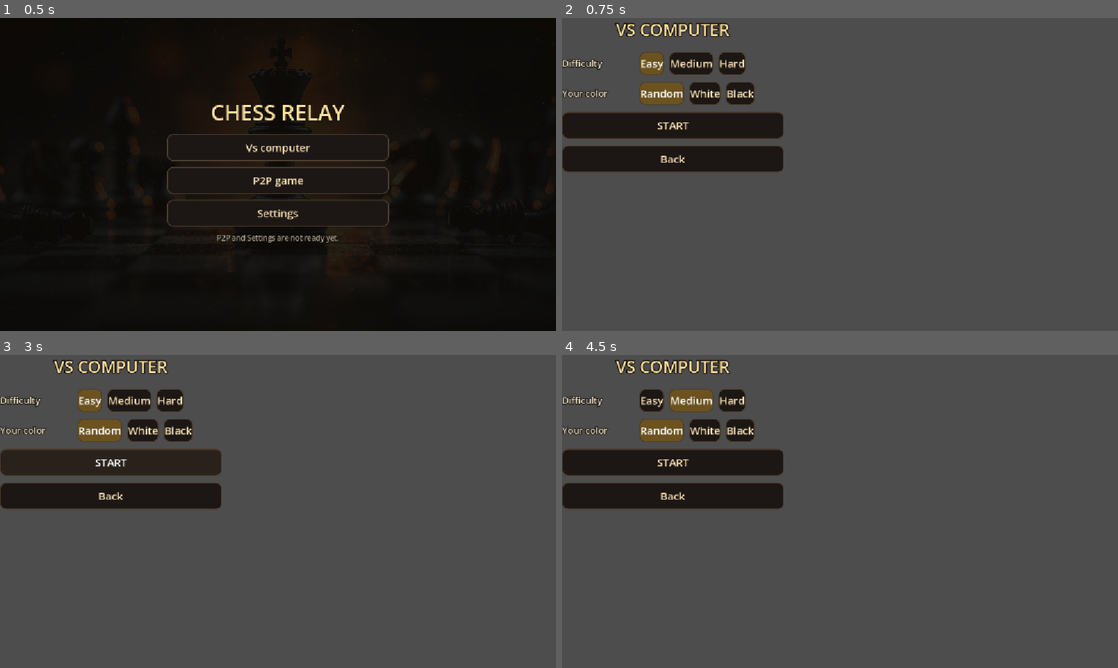
Above: before the commit, frames 1-4 (two rows, left to right).
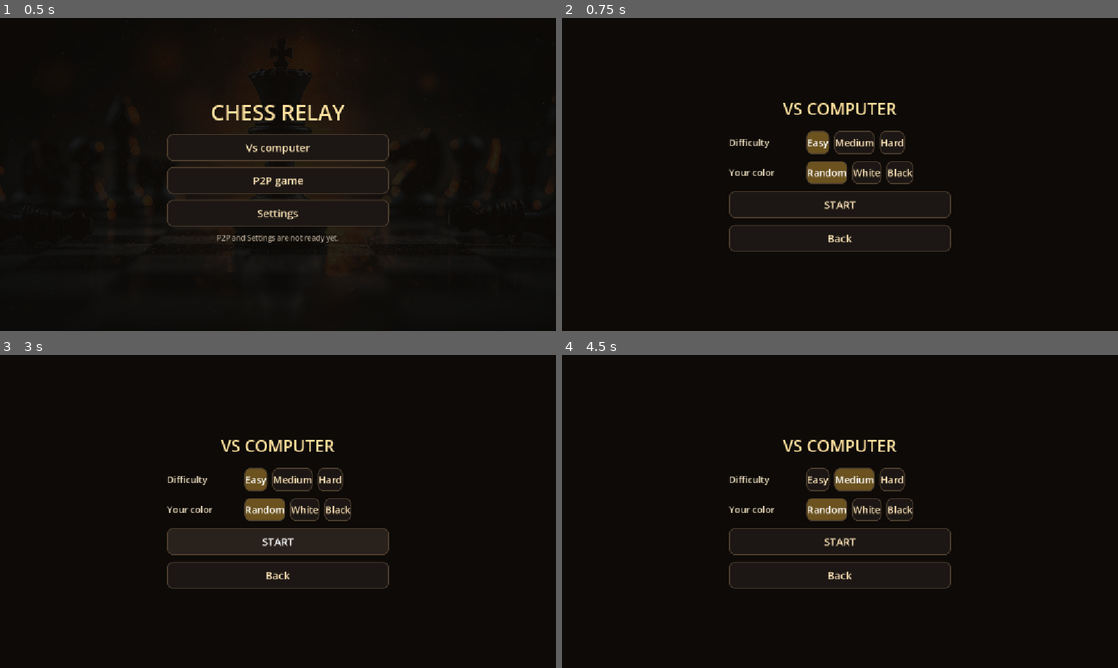
Above: after the commit, the same moments.

Repository: shedrackgodstime/chess-relay
Game: Godot game, scene res://home.tscn
The game is run twice, just before and just after one commit, with the same random seed, the same clock (stepped at 60 frames per second) and the same inputs.
Inputs:
- Up to frame 1 (0.5 s): no input
- Up to frame 2 (0.75 s): click "Vs computer" at 0.5 s
- Up to frame 3 (3 s): click "Easy" at 1.25 s; click "Easy" at 2 s; click "START" at 2.75 s
- Up to frame 4 (4.5 s): click "START" at 3.5 s; click "Medium" at 4.25 s

Frame 1 is identical in both runs. In frame 2, 93% of the frame differs, in the area x 0-100%, y 0-100%; in frame 3, 96%; in frame 4, 93%.

Commit message:
Style the lobby from one place, and take the artwork off it
The lobby was built with its own colours and its own button factory and hung a bare
column off the root, so it rendered flush to the corner of a blank screen one tap after
a centred menu over artwork. Both screens were individually defensible and together they
were inconsistent, and that is what happens when styling is written per screen rather
than shared.

ui/screen_style.gd now holds every colour, corner radius, outline and the background
wash, and home and the lobby both read their faces from it. The shade value that took
four rounds of judging on a real screen moved there with its reasoning, so it cannot be
adjusted in one screen and forgotten in the other.

No picture on the lobby. The artwork is the front door's identity, and putting the same
photograph behind every screen would make them all look like the same screen. It is the
shared dark with the words centred on it, like every other in-app screen. It also takes
taps, so a press on the dark cannot fall through.

The test checks the two are built alike, including that the lobby's colours come from
the shared palette rather than its own, and that the column is genuinely centred rather
than merely parented by a centre container. I first wrote that last check as a
tautology that compared a function to itself and would have passed whatever the styling
was; it now compares the real theme values.

Diff:
--- a/tools/test_lobby.gd
+++ b/tools/test_lobby.gd
@@ -88,9 +88,42 @@
 	_check("and says which side the player has", int(started["side"]) == BoardState.DARK,
 		"side=%d" % int(started["side"]))
 
+	# The lobby must be built like every other screen: centred, on something, with the
+	# shared styling. This is here because the first version wrapped nothing at all and
+	# hung a column off the root, so it rendered flush to the corner of a blank screen
+	# one tap after a centred menu. Two screens a player moves between in a single tap
+	# must not be visibly built by different people.
+	var backdrop := lobby.get_node_or_null("LobbyBackdrop") as ColorRect
+	var centre := lobby.get_node_or_null("Centre") as CenterContainer
+	_check("the lobby sits on something rather than on nothing", backdrop != null, "")
+	_check("and that something takes no taps meant for a button",
+		backdrop != null and backdrop.mouse_filter == Control.MOUSE_FILTER_STOP, "")
+	_check("the column is centred rather than hung off the corner",
+		centre != null and lobby.column.get_parent() == centre, "")
+	if backdrop != null:
+		# Dark, but not the picture: the artwork belongs to the front door, and
+		# putting it behind every screen would make them all look like the same screen.
+		_check("and is the shared dark rather than the home artwork",
+			is_equal_approx(backdrop.color.a, 1.0), "alpha=%.2f" % backdrop.color.a)
+	if centre != null and centre.size.x > 0:
+		var content := centre.get_combined_minimum_size().x
+		_check("which means the words sit in the middle of the screen",
+			absf(centre.get_child(0).position.x - (centre.size.x - content) * 0.5) < 2.0,
+			"column_x=%.1f expected=%.1f centre=%.1f" % [centre.get_child(0).position.x,
+				(centre.size.x - content) * 0.5, centre.size.x])
+
 	# Both scenes must exist, or the flow is a dead end.
 	_check("the lobby is reachable as a scene", ResourceLoader.exists("res://lobby.tscn"),
 		"")
+	# And the two screens must read as one game, which is what the shared style file is
+	# for. Checked rather than assumed: styling written per screen drifts per screen.
+	var lobby_title := (lobby.title_label as Label).get_theme_color("font_color")
+	var option := lobby.difficulty_group.get_child(1) as Button
+	_check("and it reads its colours from the shared palette, not its own",
+		lobby_title == ScreenStyle.TITLE
+			and option.get_theme_stylebox("normal").bg_color == ScreenStyle.PANEL,
+		"title=%s panel=%s" % [str(lobby_title),
+			str(option.get_theme_stylebox("normal").bg_color)])
 	_check("and the game is a scene of its own", ResourceLoader.exists("res://main.tscn"),
 		"")
 
--- a/ui/home_screen.gd
+++ b/ui/home_screen.gd
@@ -22,18 +22,16 @@
 signal settings_requested
 
 const TITLE := "CHESS RELAY"
-const BACKGROUND := "res://home_bg.jpg"
+const BACKGROUND := ScreenStyle.BACKGROUND
 
 ## Long enough for a title and three entries to read as one column, and short enough
 ## to sit clear of the middle of the picture: the king is the subject and the words
 ## must not land on his face.
 const COLUMN_WIDTH := 460.0
 
-## How much the picture is held back, so the words read first and the art second.
-## Named so it can be judged in one place and adjusted without hunting for it: this is
-## a value for the eye, not for a formula, and it will want to be looked at on a real
-## screen in daylight.
-const SHADE := 0.90
+## How much the picture is held back. Read from ScreenStyle, which is where the value
+## and the reasoning behind it now live.
+const SHADE := ScreenStyle.BACKGROUND_SHADE
 
 
 @onready var background: TextureRect = %HomeBackground
@@ -71,7 +69,7 @@
 	background.expand_mode = TextureRect.EXPAND_IGNORE_SIZE
 	background.stretch_mode = TextureRect.STRETCH_KEEP_ASPECT_COVERED
 	background.mouse_filter = Control.MOUSE_FILTER_IGNORE
-	background.texture = _background()
+	background.texture = background_texture()
 	add_child(background)
 
 	# The picture is dark at the edges and very bright behind the king, so the words
@@ -93,7 +91,8 @@
 	var shade := ColorRect.new()
 	shade.name = "HomeShade"
 	shade.set_anchors_preset(Control.PRESET_FULL_RECT)
-	shade.color = Color(0.05, 0.04, 0.03, SHADE)
+	shade.color = ScreenStyle.background_shade(ScreenStyle.SHADE,
+		ScreenStyle.BACKGROUND_SHADE)
 	shade.mouse_filter = Control.MOUSE_FILTER_IGNORE
 	add_child(shade)
 
@@ -114,12 +113,8 @@
 	title_label.name = "HomeTitle"
 	title_label.unique_name_in_owner = true
 	title_label.text = TITLE
-	title_label.horizontal_alignment = HORIZONTAL_ALIGNMENT_CENTER
 	title_label.custom_minimum_size = Vector2(COLUMN_WIDTH, 64.0)
-	title_label.add_theme_font_size_override("font_size", 44)
-	title_label.add_theme_color_override("font_color", Color(1.0, 0.88, 0.62))
-	title_label.add_theme_color_override("font_outline_color", Color(0.05, 0.04, 0.03))
-	title_label.add_theme_constant_override("outline_size", 8)
+	ScreenStyle.title_style(title_label, 44)
 	column.add_child(title_label)
 
 	computer_button = _row("HomeComputer", "Vs computer")
@@ -136,10 +131,12 @@
 ## A missing background is not worth a crash and is not worth a fallback that pretends
 ## to be the art. The shade behind the words is enough to read them either way, so an
 ## absent texture leaves a plain dark screen rather than an error.
-func _background() -> Texture2D:
-	if not ResourceLoader.exists(BACKGROUND):
-		return null
-	return load(BACKGROUND) as Texture2D
+## The picture, or nothing if it has not been imported.
+##
+## Static because the lobby uses the same one, and two screens reading the same file
+## through their own private loaders is how they drift apart.
+static func background_texture() -> Texture2D:
+	return ScreenStyle.background_texture()
 
 
 ## Says so, in the same place, when something is asked for that cannot be done yet. An
@@ -156,13 +153,8 @@
 	var label := Label.new()
 	label.name = "HomeNotice"
 	label.text = text
-	label.horizontal_alignment = HORIZONTAL_ALIGNMENT_CENTER
-	label.autowrap_mode = TextServer.AUTOWRAP_WORD_SMART
 	label.custom_minimum_size = Vector2(COLUMN_WIDTH, 40.0)
-	label.add_theme_font_size_override("font_size", 15)
-	label.add_theme_color_override("font_color", Color(0.72, 0.66, 0.58))
-	label.add_theme_color_override("font_outline_color", Color(0.05, 0.04, 0.03))
-	label.add_theme_constant_override("outline_size", 6)
+	ScreenStyle.quiet_style(label)
 	column.add_child(label)
 
 
@@ -175,12 +167,7 @@
 	button.text = text
 	button.focus_mode = Control.FOCUS_NONE
 	button.custom_minimum_size = Vector2(COLUMN_WIDTH, 56.0)
-	button.add_theme_font_size_override("font_size", 22)
-	button.add_theme_color_override("font_color", Color(1.0, 0.90, 0.72))
-	button.add_theme_color_override("font_hover_color", Color(1.0, 1.0, 1.0))
-	button.add_theme_stylebox_override("normal", _button_box())
-	button.add_theme_stylebox_override("hover", _button_box(Color(0.16, 0.13, 0.11)))
-	button.add_theme_stylebox_override("pressed", _button_box(Color(0.26, 0.20, 0.15)))
+	ScreenStyle.button_styles(button)
 	return button
 
 
--- a/ui/lobby_screen.gd
+++ b/ui/lobby_screen.gd
@@ -44,23 +44,36 @@
 
 
 func build() -> void:
+	# Dark and centred, like every other screen, but with no picture. The artwork
+	# belongs to the front door; the lobby is a step inside it and putting the same
+	# photograph behind every screen would make them all look like the same screen.
+	var backdrop := ColorRect.new()
+	backdrop.name = "LobbyBackdrop"
+	backdrop.set_anchors_preset(Control.PRESET_FULL_RECT)
+	backdrop.color = ScreenStyle.SHADE
+	# Stops, so a tap on the dark cannot fall through to whatever is underneath.
+	backdrop.mouse_filter = Control.MOUSE_FILTER_STOP
+	add_child(backdrop)
+
+	var centre := CenterContainer.new()
+	centre.name = "Centre"
+	centre.set_anchors_preset(Control.PRESET_FULL_RECT)
+	centre.mouse_filter = Control.MOUSE_FILTER_IGNORE
+	add_child(centre)
+
 	column = VBoxContainer.new()
 	column.name = "LobbyColumn"
 	column.unique_name_in_owner = true
 	column.alignment = BoxContainer.ALIGNMENT_CENTER
 	column.add_theme_constant_override("separation", 14)
-	add_child(column)
+	centre.add_child(column)
 
 	title_label = Label.new()
 	title_label.name = "LobbyTitle"
 	title_label.unique_name_in_owner = true
 	title_label.text = TITLE
-	title_label.horizontal_alignment = HORIZONTAL_ALIGNMENT_CENTER
 	title_label.custom_minimum_size = Vector2(COLUMN_WIDTH, 56.0)
-	title_label.add_theme_font_size_override("font_size", 34)
-	title_label.add_theme_color_override("font_color", Color(1.0, 0.88, 0.62))
-	title_label.add_theme_color_override("font_outline_color", Color(0.05, 0.04, 0.03))
-	title_label.add_theme_constant_override("outline_size", 8)
+	ScreenStyle.title_style(title_label, 34)
 	column.add_child(title_label)
 
 	# Each question is a label on the left and its options on the right, so the panel
@@ -100,9 +113,9 @@
 	caption.custom_minimum_size = Vector2(150.0, 48.0)
 	caption.vertical_alignment = VERTICAL_ALIGNMENT_CENTER
 	caption.add_theme_font_size_override("font_size", 19)
-	caption.add_theme_color_override("font_color", Color(0.92, 0.86, 0.74))
-	caption.add_theme_color_override("font_outline_color", Color(0.05, 0.04, 0.03))
-	caption.add_theme_constant_override("outline_size", 6)
+	caption.add_theme_color_override("font_color", ScreenStyle.CAPTION)
+	caption.add_theme_color_override("font_outline_color", ScreenStyle.OUTLINE)
+	caption.add_theme_constant_override("outline_size", ScreenStyle.OUTLINE_SIZE_SMALL)
 	row.add_child(caption)
 	return row
 
@@ -114,12 +127,7 @@
 	button.text = text
 	button.focus_mode = Control.FOCUS_NONE
 	button.custom_minimum_size = Vector2(COLUMN_WIDTH, 56.0)
-	button.add_theme_font_size_override("font_size", 22)
-	button.add_theme_color_override("font_color", Color(1.0, 0.90, 0.72))
-	button.add_theme_color_override("font_hover_color", Color(1.0, 1.0, 1.0))
-	button.add_theme_stylebox_override("normal", _box(Color(0.11, 0.09, 0.08)))
-	button.add_theme_stylebox_override("hover", _box(Color(0.16, 0.13, 0.11)))
-	button.add_theme_stylebox_override("pressed", _box(Color(0.26, 0.20, 0.15)))
+	ScreenStyle.button_styles(button)
 	return button
 
 
@@ -130,18 +138,9 @@
 	var button := _wide(node_name, text)
 	button.toggle_mode = true
 	button.custom_minimum_size = Vector2(0.0, 48.0)
-	button.add_theme_stylebox_override("pressed", _box(Color(0.42, 0.32, 0.12)))
+	ScreenStyle.choice_styles(button)
 	parent.add_child(button)
 	return button
-
-
-static func _box(tint: Color) -> StyleBoxFlat:
-	var box := StyleBoxFlat.new()
-	box.bg_color = tint
-	box.border_color = Color(0.30, 0.24, 0.18)
-	box.set_border_width_all(2)
-	box.set_corner_radius_all(12)
-	return box
 
 
 ## Records the difficulty and shows which one is chosen.
--- /dev/null
+++ b/ui/screen_style.gd
@@ -0,0 +1,115 @@
+class_name ScreenStyle
+extends RefCounted
+
+## The one place the game's screens are described, so they cannot drift apart.
+##
+## The lobby was built once without this and rendered flush to the corner of a blank
+## screen, one tap after a centred menu over artwork. Both screens were individually
+## defensible and together they were inconsistent, which is the failure mode this file
+## exists to remove: styling that is written per screen is styling that is written
+## slightly differently per screen.
+##
+## So a colour or a corner radius appears here once and every screen reads it. If
+## something genuinely needs to differ between two screens, that is the signal to
+## change it here and look at both, rather than to open a third copy.
+
+## Warm cream-gold, used by the title on every screen and by the selection highlight
+## on the board. One hue across the game, so the words and the pieces belong together.
+const TITLE := Color(1.0, 0.88, 0.62)
+const TEXT := Color(1.0, 0.90, 0.72)
+const TEXT_HOVER := Color(1.0, 1.0, 1.0)
+const CAPTION := Color(0.92, 0.86, 0.74)
+const MUTED := Color(0.72, 0.66, 0.58)
+const SHADE := Color(0.05, 0.04, 0.03)
+
+## Outline on text, because text sits over artwork and a bare word on a picture is
+## unreadable in half the frame.
+const OUTLINE := Color(0.05, 0.04, 0.03)
+const OUTLINE_SIZE := 8
+const OUTLINE_SIZE_SMALL := 6
+
+## How much the home picture is held back so the words read first.
+##
+## Judged by eye on a real screen four times: 0.55 and 0.72 were too light, 0.86 a
+## touch too dark, and this is the settled value. The glow behind the king survives a
+## light wash almost intact because it is a large luminance contrast rather than a
+## bright area, and dimming a contrast is not the same as dimming a highlight.
+const BACKGROUND_SHADE := 0.90
+
+## The dark an in-app screen sits on, where there is no picture behind it. Darker than
+## a plain black so the buttons read as raised rather than as holes.
+const PANEL := Color(0.11, 0.09, 0.08)
+const PANEL_HOVER := Color(0.16, 0.13, 0.11)
+const PANEL_PRESSED := Color(0.26, 0.20, 0.15)
+
+## The chosen option, deliberately amber rather than another cream: it has to read as
+## selected rather than as lit, and it is the same warm accent the board uses to mean
+## something is live.
+const CHOSEN := Color(0.42, 0.32, 0.12)
+
+const BORDER := Color(0.30, 0.24, 0.18)
+const BORDER_WIDTH := 2
+const CORNER := 12
+
+## The picture used on the front door. Static so every screen that shows one reads the
+## same file rather than loading its own idea of it.
+const BACKGROUND := "res://home_bg.jpg"
+
+
+## A button face. One function so hover, pressed and chosen are all the same shape.
+static func button_box(tint: Color) -> StyleBoxFlat:
+	var box := StyleBoxFlat.new()
+	box.bg_color = tint
+	box.border_color = BORDER
+	box.set_border_width_all(BORDER_WIDTH)
+	box.set_corner_radius_all(CORNER)
+	return box
+
+
+## The three states a plain button is drawn in.
+static func button_styles(button: Button, font_size: int = 22) -> void:
+	button.add_theme_font_size_override("font_size", font_size)
+	button.add_theme_color_override("font_color", TEXT)
+	button.add_theme_color_override("font_hover_color", TEXT_HOVER)
+	button.add_theme_stylebox_override("normal", button_box(PANEL))
+	button.add_theme_stylebox_override("hover", button_box(PANEL_HOVER))
+	button.add_theme_stylebox_override("pressed", button_box(PANEL_PRESSED))
+
+
+## An option that can be chosen, which is pressed-looking when it is. Applied after
+## button_styles so the chosen face wins over the normal one.
+static func choice_styles(button: Button, font_size: int = 20) -> void:
+	button_styles(button, font_size)
+	button.add_theme_stylebox_override("pressed", button_box(CHOSEN))
+
+
+## A title, sized for a screen rather than for a panel.
+static func title_style(label: Label, font_size: int = 40) -> void:
+	label.horizontal_alignment = HORIZONTAL_ALIGNMENT_CENTER
+	label.add_theme_font_size_override("font_size", font_size)
+	label.add_theme_color_override("font_color", TITLE)
+	label.add_theme_color_override("font_outline_color", OUTLINE)
+	label.add_theme_constant_override("outline_size", OUTLINE_SIZE)
+
+
+## A line that says something without asking for anything.
+static func quiet_style(label: Label, font_size: int = 15) -> void:
+	label.horizontal_alignment = HORIZONTAL_ALIGNMENT_CENTER
+	label.autowrap_mode = TextServer.AUTOWRAP_WORD_SMART
+	label.add_theme_font_size_override("font_size", font_size)
+	label.add_theme_color_override("font_color", MUTED)
+	label.add_theme_color_override("font_outline_color", OUTLINE)
+	label.add_theme_constant_override("outline_size", OUTLINE_SIZE_SMALL)
+
+
+## The wash that holds the front-door picture back. See BACKGROUND_SHADE.
+static func background_shade(colour: Color, alpha: float) -> Color:
+	return Color(colour.r, colour.g, colour.b, alpha)
+
+
+## The picture, or nothing if it has not been imported. A missing background is not
+## worth a crash and is not worth a fallback that pretends to be the art.
+static func background_texture() -> Texture2D:
+	if not ResourceLoader.exists(BACKGROUND):
+		return null
+	return load(BACKGROUND) as Texture2D
Not shown, changed: docs/BACKLOG.md
